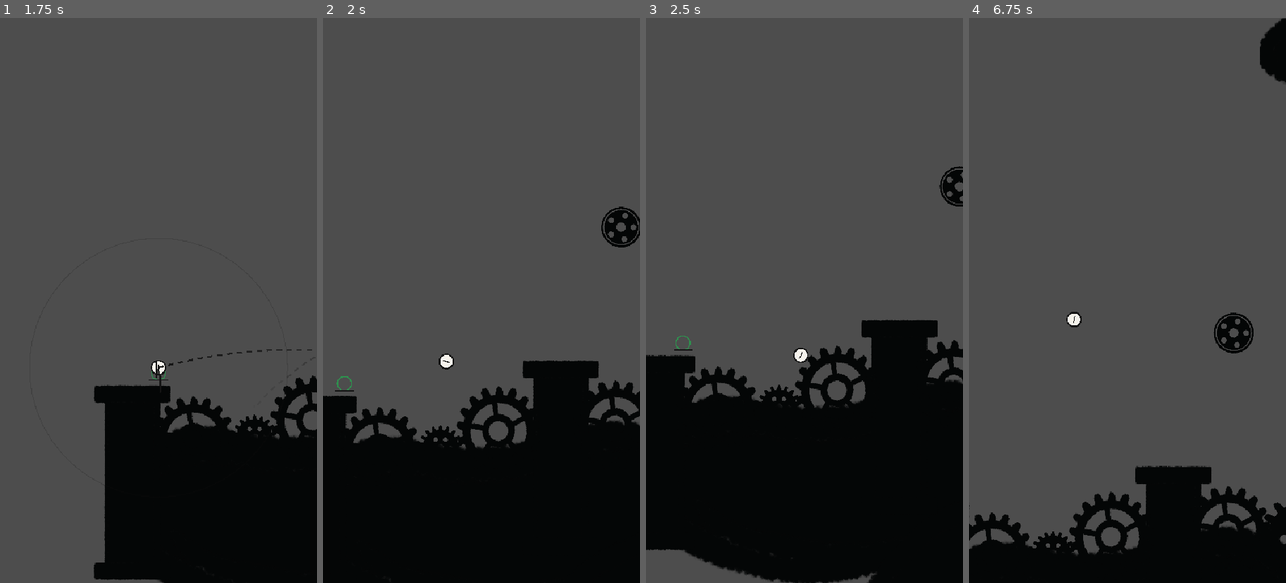
Above: before the commit, frames 1-4 (left to right).
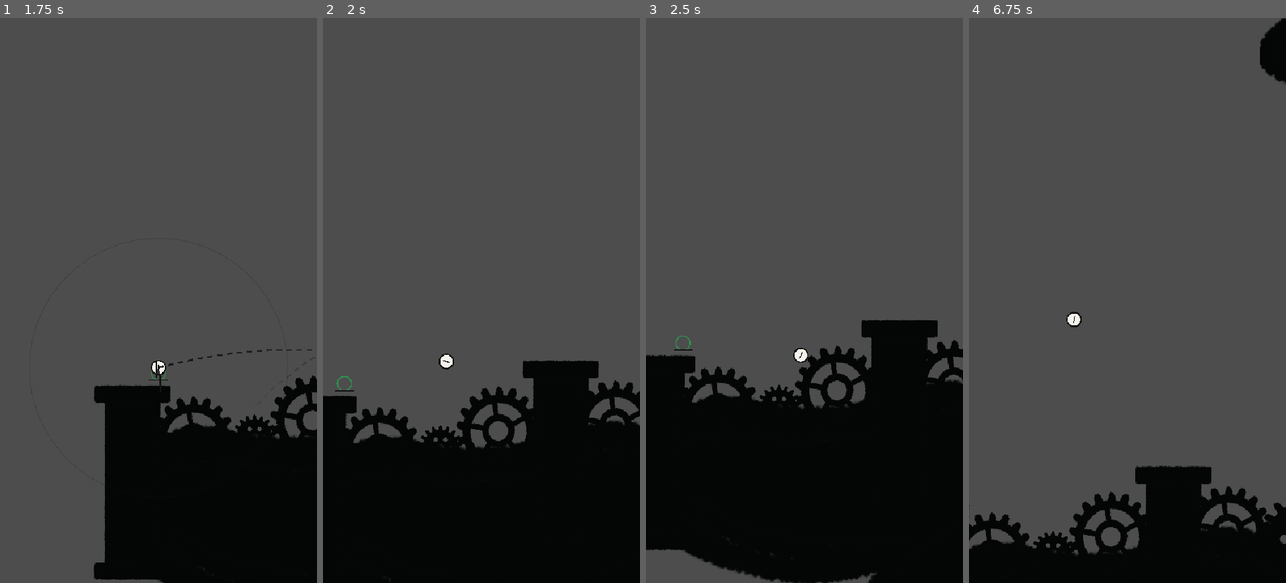
Above: after the commit, the same moments.

Repository: daveeexperiments/Project-Juice
Game: Godot game, scene res://levels/beat_01.tscn
Same seed, same stepped clock (60 frames per second), same inputs: the game is played once before the commit and once after it.
Inputs (mouse positions are in pixels of both pictures, inside the frame that each line leads up to):
- Up to frame 1 (1.75 s): move the mouse to (142, 413) at 0.52 s; hold Shift (aim_snap) 0.53-1.25 s; click (142, 413) at 0.67 s; drag from (253, 385) to (142, 413) at 1.27 s
- Up to frame 2 (2 s): no input
- Up to frame 3 (2.5 s): move the mouse to (709, 215) at 2.02 s; hold Shift (aim_snap) from 2.03 s (still down); click (709, 215) at 2.17 s
- Up to frame 4 (6.75 s): release Shift (aim_snap) at 2.75 s; drag from (1143, 300) to (1032, 215) at 2.77 s; move the mouse to (1079, 159) at 3.52 s; hold Shift (aim_snap) 3.53-4.25 s; click (1079, 159) at 3.67 s; drag from (1197, 272) to (1079, 159) at 4.27 s; move the mouse to (1064, 328) at 5.02 s; hold Shift (aim_snap) 5.03-5.75 s; click (1064, 328) at 5.17 s; drag from (1159, 176) to (1064, 328) at 5.77 s; move the mouse to (1111, 413) at 6.52 s; hold Shift (aim_snap) from 6.53 s (still down); click (1111, 413) at 6.67 s

Frame 1 is identical in both runs. In frame 2, 0.5% of the frame differs, in the area x 87-100%, y 33-41%; in frame 3, 0.3%; in frame 4, 0.5%, in the area x 77-90%, y 52-60%.

Commit message:
Updated LEvel
Updated Level

Diff:
--- a/levels/beat_01.tscn
+++ b/levels/beat_01.tscn
@@ -7,7 +7,6 @@
 [ext_resource type="PackedScene" path="res://art/scenes/terrain/blob_sheet_1_06.tscn" id="3_vuiy4"]
 [ext_resource type="Script" uid="uid://c520mbhbjptw3" path="res://prediction/trajectory_preview.gd" id="4_preview"]
 [ext_resource type="Script" uid="uid://c5j6caclalhr8" path="res://camera/follow_camera.gd" id="5_camera"]
-[ext_resource type="Texture2D" path="res://art/pieces/terrain/blob_sheet_1_01.tres" id="5_ldeyd"]
 [ext_resource type="Script" uid="uid://k0umov46tnfk" path="res://debug/debug_overlay.gd" id="6_debug"]
 [ext_resource type="PackedScene" path="res://art/scenes/props/prop_sheet_1_13.tscn" id="6_xuokj"]
 [ext_resource type="Script" uid="uid://b1icbvrghjd5t" path="res://levels/shatter_effect.gd" id="7_shatter"]
@@ -17,8 +16,6 @@
 [ext_resource type="PackedScene" path="res://art/scenes/props/prop_sheet_1_14.tscn" id="13_bats7"]
 [ext_resource type="PackedScene" path="res://art/scenes/props/prop_sheet_1_26.tscn" id="13_gear_a"]
 [ext_resource type="PackedScene" path="res://art/scenes/props/prop_sheet_1_11.tscn" id="14_gear_b"]
-[ext_resource type="PackedScene" path="res://art/scenes/props/prop_sheet_1_49.tscn" id="16_gear_d"]
-[ext_resource type="PackedScene" path="res://art/scenes/props/prop_sheet_1_52.tscn" id="17_gear_e"]
 [ext_resource type="PackedScene" path="res://art/scenes/terrain/blob_sheet_1_03.tscn" id="18_q0kt6"]
 [ext_resource type="PackedScene" path="res://art/scenes/terrain/blob_sheet_1_09.tscn" id="19_k5vw7"]
 [ext_resource type="PackedScene" path="res://art/scenes/props/prop_sheet_1_17.tscn" id="20_k5vw7"]
@@ -64,20 +61,9 @@
 
 [node name="Props" type="Node2D" parent="." unique_id=1086718218]
 
-[node name="GearD" parent="Props" unique_id=929541152 instance=ExtResource("16_gear_d")]
-position = Vector2(577.00006, 328)
-scale = Vector2(0.144, 0.144)
-color = Color(0, 0, 0, 0)
-texture = ExtResource("5_ldeyd")
-
 [node name="ChimneyB" parent="Props" unique_id=148336799 instance=ExtResource("12_stack")]
 position = Vector2(851, 611)
 scale = Vector2(0.9, 0.9)
-color = Color(0, 0, 0, 0)
-
-[node name="GearE" parent="Props" unique_id=1980809298 instance=ExtResource("17_gear_e")]
-position = Vector2(788.00006, 296)
-scale = Vector2(0.192, 0.192)
 color = Color(0, 0, 0, 0)
 
 [node name="ChimneyB2" parent="Props" unique_id=740448787 instance=ExtResource("12_stack")]
Not shown, added: docs/previews/blob_sheet_1_00.png.import
Not shown, added: docs/previews/blob_sheet_1_01.png.import
Not shown, added: docs/previews/blob_sheet_1_02.png.import
Not shown, added: docs/previews/blob_sheet_1_03.png.import
Not shown, added: docs/previews/blob_sheet_1_04.png.import
Not shown, added: docs/previews/blob_sheet_1_05.png.import
Not shown, added: docs/previews/blob_sheet_1_06.png.import
Not shown, added: docs/previews/blob_sheet_1_07.png.import
Not shown, added: docs/previews/blob_sheet_1_08.png.import
Not shown, added: docs/previews/blob_sheet_1_09.png.import
Not shown, added: docs/previews/blob_sheet_1_10.png.import
Not shown, added: docs/previews/blob_sheet_2_00.png.import
(and 155 more such lines)
